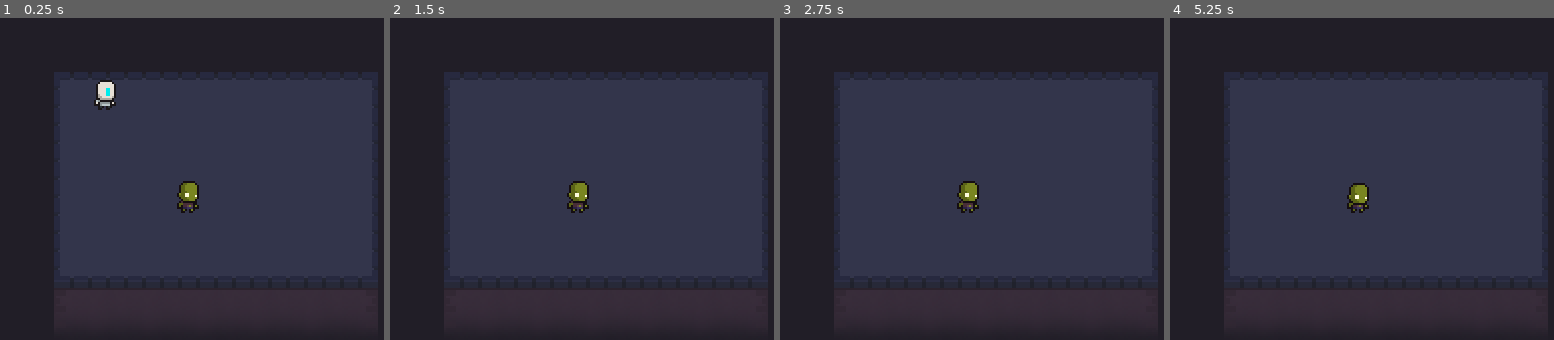
Above: before the commit, frames 1-4 (left to right).
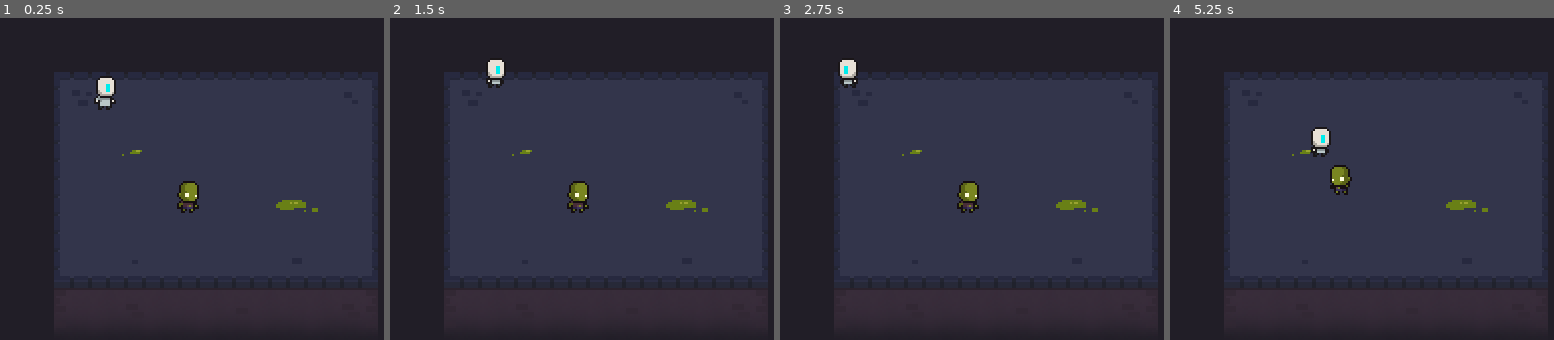
Above: after the commit, the same moments.

Repository: FelixSnz/ZombiesDgame
Game: Godot game, scene res://World.tscn
Two runs of this game, one before a commit and one after it. Both use one fixed random seed, a clock stepped at 60 frames per second and the inputs below.
Inputs:
- Up to frame 1 (0.25 s): no input
- Up to frame 2 (1.5 s): hold Up (ui_up) from 0.53 s (still down)
- Up to frame 3 (2.75 s): release Up (ui_up) at 2.03 s; hold Left (ui_left) from 2.03 s (still down)
- Up to frame 4 (5.25 s): release Left (ui_left) at 3.53 s; hold Down (ui_down) 3.53-4.28 s; hold Right (ui_right) 4.28-5.03 s; hold Up (ui_up) from 5.03 s (still down)

The runs differ from the first frame. In frame 1, 0.5% of the frame differs, in the area x 24-83%, y 18-61%; in frame 2, 0.6%; in frame 3, 0.6%; in frame 4, 1.5%, in the area x 31-83%, y 33-61%.

Commit message:
sorting proj

Diff:
--- a/Player/Player.tscn
+++ b/Player/Player.tscn
@@ -55,7 +55,6 @@
 [node name="AnimatedSprite" type="AnimatedSprite" parent="."]
 frames = SubResource( 7 )
 animation = "Idle"
-frame = 1
 playing = true
 
 [node name="CollisionShape2D" type="CollisionShape2D" parent="."]
--- a/World.tscn
+++ b/World.tscn
@@ -1,12 +1,61 @@
-[gd_scene load_steps=6 format=2]
+[gd_scene load_steps=24 format=2]
 
 [ext_resource path="res://Player/Player.tscn" type="PackedScene" id=1]
-[ext_resource path="res://Zombie.tscn" type="PackedScene" id=2]
-[ext_resource path="res://tile_zombies_games.png" type="Texture" id=3]
-[ext_resource path="res://down_walls.png" type="Texture" id=4]
-
-[sub_resource type="TileSet" id=1]
-0/name = "tile_zombies_games.png 0"
+[ext_resource path="res://Zombies/Zombie.tscn" type="PackedScene" id=2]
+[ext_resource path="res://Tiles/tile_zombies_games.png" type="Texture" id=3]
+[ext_resource path="res://Tiles/down_walls.png" type="Texture" id=4]
+[ext_resource path="res://Tiles/extra_tiles.png" type="Texture" id=5]
+
+[sub_resource type="OccluderPolygon2D" id=1]
+polygon = PoolVector2Array( 0, 27, 3, 27, 3, 4, 27, 4, 27, 0, 0, 0, 0, 15.5163 )
+
+[sub_resource type="OccluderPolygon2D" id=2]
+polygon = PoolVector2Array( 0.101242, 0, 3, 0, 3, 27, 0, 27 )
+
+[sub_resource type="OccluderPolygon2D" id=3]
+polygon = PoolVector2Array( 0, 0, 3, 0, 3, 21, 27, 21, 27, 27, 0, 27 )
+
+[sub_resource type="OccluderPolygon2D" id=4]
+polygon = PoolVector2Array( 27, 0, 0, 0, 0, 4, 27, 4 )
+
+[sub_resource type="OccluderPolygon2D" id=5]
+polygon = PoolVector2Array( 0, 27, 27, 27, 27, 21.0537, 0, 21.0537 )
+
+[sub_resource type="OccluderPolygon2D" id=6]
+polygon = PoolVector2Array( 0, 0, 27, 0, 27, 27, 24, 27, 24, 4, 0, 4 )
+
+[sub_resource type="OccluderPolygon2D" id=7]
+polygon = PoolVector2Array( 27, 27, 24, 27, 24, 0, 27, 0 )
+
+[sub_resource type="OccluderPolygon2D" id=8]
+polygon = PoolVector2Array( 0, 27, 27, 27, 27, 0, 24, 0, 24, 21, 0, 21 )
+
+[sub_resource type="ConvexPolygonShape2D" id=9]
+points = PoolVector2Array( 0, 0, 27, 0, 27, 4, 3, 4, 2.99046, 27, 0, 27 )
+
+[sub_resource type="ConvexPolygonShape2D" id=10]
+points = PoolVector2Array( 3, 0, 3, 27, 0, 27, 0, 0 )
+
+[sub_resource type="ConvexPolygonShape2D" id=11]
+points = PoolVector2Array( 27, 0, 27, 4, 0, 4, 0, 0 )
+
+[sub_resource type="ConvexPolygonShape2D" id=12]
+points = PoolVector2Array( 0, 0, 27, 0, 27, 27, 24.0905, 27, 24, 4, 0, 4 )
+
+[sub_resource type="ConvexPolygonShape2D" id=13]
+points = PoolVector2Array( 27, 27, 24, 27, 24, 0, 27, 0 )
+
+[sub_resource type="ConvexPolygonShape2D" id=14]
+points = PoolVector2Array( 3, 0, 3, 21, 27, 21, 27, 27, 0, 27, 0, 0 )
+
+[sub_resource type="ConvexPolygonShape2D" id=15]
+points = PoolVector2Array( 27, 21, 27, 27, 0, 27, 0, 21 )
+
+[sub_resource type="ConvexPolygonShape2D" id=16]
+points = PoolVector2Array( 24, 21, 24, 0, 27, 0, 27, 27, 0, 27, 0, 21 )
+
+[sub_resource type="TileSet" id=17]
+0/name = "floor.png 0"
 0/texture = ExtResource( 3 )
 0/tex_offset = Vector2( 0, 0 )
 0/modulate = Color( 1, 1, 1, 1 )
@@ -17,7 +66,7 @@
 0/autotile/icon_coordinate = Vector2( 3, 3 )
 0/autotile/tile_size = Vector2( 27, 27 )
 0/autotile/spacing = 0
-0/autotile/occluder_map = [  ]
+0/autotile/occluder_map = [ Vector2( 0, 0 ), SubResource( 1 ), Vector2( 0, 1 ), SubResource( 2 ), Vector2( 0, 2 ), SubResource( 3 ), Vector2( 1, 0 ), SubResource( 4 ), Vector2( 1, 2 ), SubResource( 5 ), Vector2( 2, 0 ), SubResource( 6 ), Vector2( 2, 1 ), SubResource( 7 ), Vector2( 2, 2 ), SubResource( 8 ) ]
 0/autotile/navpoly_map = [  ]
 0/autotile/priority_map = [  ]
 0/autotile/z_index_map = [  ]
@@ -25,19 +74,68 @@
 0/navigation_offset = Vector2( 0, 0 )
 0/shape_offset = Vector2( 0, 0 )
 0/shape_transform = Transform2D( 1, 0, 0, 1, 0, 0 )
+0/shape = SubResource( 9 )
 0/shape_one_way = false
-0/shape_one_way_margin = 0.0
-0/shapes = [  ]
+0/shape_one_way_margin = 1.0
+0/shapes = [ {
+"autotile_coord": Vector2( 0, 0 ),
+"one_way": false,
+"one_way_margin": 1.0,
+"shape": SubResource( 9 ),
+"shape_transform": Transform2D( 1, 0, 0, 1, 0, 0 )
+}, {
+"autotile_coord": Vector2( 0, 1 ),
+"one_way": false,
+"one_way_margin": 1.0,
+"shape": SubResource( 10 ),
+"shape_transform": Transform2D( 1, 0, 0, 1, 0, 0 )
+}, {
+"autotile_coord": Vector2( 1, 0 ),
+"one_way": false,
+"one_way_margin": 1.0,
+"shape": SubResource( 11 ),
+"shape_transform": Transform2D( 1, 0, 0, 1, 0, 0 )
+}, {
+"autotile_coord": Vector2( 2, 0 ),
+"one_way": false,
+"one_way_margin": 1.0,
+"shape": SubResource( 12 ),
+"shape_transform": Transform2D( 1, 0, 0, 1, 0, 0 )
+}, {
+"autotile_coord": Vector2( 2, 1 ),
+"one_way": false,
+"one_way_margin": 1.0,
+"shape": SubResource( 13 ),
+"shape_transform": Transform2D( 1, 0, 0, 1, 0, 0 )
+}, {
+"autotile_coord": Vector2( 0, 2 ),
+"one_way": false,
+"one_way_margin": 1.0,
+"shape": SubResource( 14 ),
+"shape_transform": Transform2D( 1, 0, 0, 1, 0, 0 )
+}, {
+"autotile_coord": Vector2( 1, 2 ),
+"one_way": false,
+"one_way_margin": 1.0,
+"shape": SubResource( 15 ),
+"shape_transform": Transform2D( 1, 0, 0, 1, 0, 0 )
+}, {
+"autotile_coord": Vector2( 2, 2 ),
+"one_way": false,
+"one_way_margin": 1.0,
+"shape": SubResource( 16 ),
+"shape_transform": Transform2D( 1, 0, 0, 1, 0, 0 )
+} ]
 0/z_index = 0
 1/name = "down_walls.png 1"
 1/texture = ExtResource( 4 )
 1/tex_offset = Vector2( 0, 0 )
 1/modulate = Color( 1, 1, 1, 1 )
-1/region = Rect2( 0, 0, 108, 35 )
+1/region = Rect2( -27, -27, 162, 81 )
 1/tile_mode = 1
-1/autotile/bitmask_mode = 2
-1/autotile/bitmask_flags = [ Vector2( 0, 0 ), 48, Vector2( 1, 0 ), 56, Vector2( 2, 0 ), 24, Vector2( 3, 0 ), 16 ]
-1/autotile/icon_coordinate = Vector2( 3, 0 )
+1/autotile/bitmask_mode = 1
+1/autotile/bitmask_flags = [ Vector2( 1, 1 ), 48, Vector2( 2, 1 ), 56, Vector2( 3, 1 ), 24, Vector2( 4, 1 ), 16 ]
+1/autotile/icon_coordinate = Vector2( 4, 1 )
 1/autotile/tile_size = Vector2( 27, 27 )
 1/autotile/spacing = 0
 1/autotile/occluder_map = [  ]
@@ -53,13 +151,134 @@
 1/shapes = [  ]
 1/z_index = 0
 
+[sub_resource type="TileSet" id=18]
+0/name = "extra_tiles.png 0"
+0/texture = ExtResource( 5 )
+0/tex_offset = Vector2( 0, 0 )
+0/modulate = Color( 1, 1, 1, 1 )
+0/region = Rect2( 0, 0, 27, 27 )
+0/tile_mode = 0
+0/occluder_offset = Vector2( 0, 0 )
+0/navigation_offset = Vector2( 0, 0 )
+0/shape_offset = Vector2( 0, 0 )
+0/shape_transform = Transform2D( 1, 0, 0, 1, 0, 0 )
+0/shape_one_way = false
+0/shape_one_way_margin = 0.0
+0/shapes = [  ]
+0/z_index = 0
+1/name = "extra_tiles.png 1"
+1/texture = ExtResource( 5 )
+1/tex_offset = Vector2( 0, 0 )
+1/modulate = Color( 1, 1, 1, 1 )
+1/region = Rect2( 27, 0, 27, 27 )
+1/tile_mode = 0
+1/occluder_offset = Vector2( 0, 0 )
+1/navigation_offset = Vector2( 0, 0 )
+1/shape_offset = Vector2( 0, 0 )
+1/shape_transform = Transform2D( 1, 0, 0, 1, 0, 0 )
+1/shape_one_way = false
+1/shape_one_way_margin = 0.0
+1/shapes = [  ]
+1/z_index = 0
+2/name = "extra_tiles.png 2"
+2/texture = ExtResource( 5 )
+2/tex_offset = Vector2( 0, 0 )
+2/modulate = Color( 1, 1, 1, 1 )
+2/region = Rect2( 54, 0, 27, 27 )
+2/tile_mode = 0
+2/occluder_offset = Vector2( 0, 0 )
+2/navigation_offset = Vector2( 0, 0 )
+2/shape_offset = Vector2( 0, 0 )
+2/shape_transform = Transform2D( 1, 0, 0, 1, 0, 0 )
+2/shape_one_way = false
+2/shape_one_way_margin = 0.0
+2/shapes = [  ]
+2/z_index = 0
+3/name = "extra_tiles.png 3"
+3/texture = ExtResource( 5 )
+3/tex_offset = Vector2( 0, 0 )
+3/modulate = Color( 1, 1, 1, 1 )
+3/region = Rect2( 81, 0, 27, 27 )
+3/tile_mode = 0
+3/occluder_offset = Vector2( 0, 0 )
+3/navigation_offset = Vector2( 0, 0 )
+3/shape_offset = Vector2( 0, 0 )
+3/shape_transform = Transform2D( 1, 0, 0, 1, 0, 0 )
+3/shape_one_way = false
+3/shape_one_way_margin = 0.0
+3/shapes = [  ]
+3/z_index = 0
+4/name = "extra_tiles.png 4"
+4/texture = ExtResource( 5 )
+4/tex_offset = Vector2( 0, 0 )
+4/modulate = Color( 1, 1, 1, 1 )
+4/region = Rect2( 108, 0, 27, 27 )
+4/tile_mode = 0
+4/occluder_offset = Vector2( 0, 0 )
+4/navigation_offset = Vector2( 0, 0 )
+4/shape_offset = Vector2( 0, 0 )
+4/shape_transform = Transform2D( 1, 0, 0, 1, 0, 0 )
+4/shape_one_way = false
+4/shape_one_way_margin = 0.0
+4/shapes = [  ]
+4/z_index = 0
+5/name = "extra_tiles.png 5"
+5/texture = ExtResource( 5 )
+5/tex_offset = Vector2( 0, 0 )
+5/modulate = Color( 1, 1, 1, 1 )
+5/region = Rect2( 135, 0, 27, 27 )
+5/tile_mode = 0
+5/occluder_offset = Vector2( 0, 0 )
+5/navigation_offset = Vector2( 0, 0 )
+5/shape_offset = Vector2( 0, 0 )
+5/shape_transform = Transform2D( 1, 0, 0, 1, 0, 0 )
+5/shape_one_way = false
+5/shape_one_way_margin = 0.0
+5/shapes = [  ]
+5/z_index = 0
+6/name = "extra_tiles.png 6"
+6/texture = ExtResource( 5 )
+6/tex_offset = Vector2( 0, 0 )
+6/modulate = Color( 1, 1, 1, 1 )
+6/region = Rect2( 162, 0, 27, 27 )
+6/tile_mode = 0
+6/occluder_offset = Vector2( 0, 0 )
+6/navigation_offset = Vector2( 0, 0 )
+6/shape_offset = Vector2( 0, 0 )
+6/shape_transform = Transform2D( 1, 0, 0, 1, 0, 0 )
+6/shape_one_way = false
+6/shape_one_way_margin = 0.0
+6/shapes = [  ]
+6/z_index = 0
+7/name = "extra_tiles.png 7"
+7/texture = ExtResource( 5 )
+7/tex_offset = Vector2( 0, 0 )
+7/modulate = Color( 1, 1, 1, 1 )
+7/region = Rect2( 189, 0, 27, 27 )
+7/tile_mode = 0
+7/occluder_offset = Vector2( 0, 0 )
+7/navigation_offset = Vector2( 0, 0 )
+7/shape_offset = Vector2( 0, 0 )
+7/shape_transform = Transform2D( 1, 0, 0, 1, 0, 0 )
+7/shape_one_way = false
+7/shape_one_way_margin = 0.0
+7/shapes = [  ]
+7/z_index = 0
+
 [node name="World" type="Node2D"]
 
-[node name="TileMap" type="TileMap" parent="."]
-tile_set = SubResource( 1 )
+[node name="floor&dwalls" type="TileMap" parent="."]
+tile_set = SubResource( 17 )
+cell_size = Vector2( 27, 27 )
+collision_mask = 0
+format = 1
+tile_data = PoolIntArray( 65537, 0, 0, 65538, 0, 1, 65539, 0, 1, 65540, 0, 1, 65541, 0, 1, 65542, 0, 2, 131073, 0, 65536, 131074, 0, 65537, 131075, 0, 65537, 131076, 0, 65537, 131077, 0, 65537, 131078, 0, 65538, 196609, 0, 65536, 196610, 0, 65537, 196611, 0, 65537, 196612, 0, 65537, 196613, 0, 65537, 196614, 0, 65538, 262145, 0, 131072, 262146, 0, 131073, 262147, 0, 131073, 262148, 0, 131073, 262149, 0, 131073, 262150, 0, 131074, 327681, 1, 65537, 327682, 1, 65538, 327683, 1, 65538, 327684, 1, 65538, 327685, 1, 65538, 327686, 1, 65539 )
+
+[node name="extra_tiles" type="TileMap" parent="."]
+tile_set = SubResource( 18 )
 cell_size = Vector2( 27, 27 )
 format = 1
-tile_data = PoolIntArray( 65537, 0, 0, 65538, 0, 1, 65539, 0, 1, 65540, 0, 1, 65541, 0, 1, 65542, 0, 2, 131073, 0, 65536, 131074, 0, 65537, 131075, 0, 65537, 131076, 0, 65537, 131077, 0, 65537, 131078, 0, 65538, 196609, 0, 65536, 196610, 0, 65537, 196611, 0, 65537, 196612, 0, 65537, 196613, 0, 65537, 196614, 0, 65538, 262145, 0, 131072, 262146, 0, 131073, 262147, 0, 131073, 262148, 0, 131073, 262149, 0, 131073, 262150, 0, 131074, 327681, 1, 0, 327682, 1, 1, 327683, 1, 1, 327684, 1, 1, 327685, 1, 1, 327686, 1, 2 )
+tile_data = PoolIntArray( 65537, 0, 0, 65542, 1, 0, 131074, 4, 0, 196613, 5, 0, 262146, 3, 0, 262149, 2, 0, 327682, 6, 0, 327684, 7, 0, 327686, 6, 0 )
 
 [node name="YSort" type="YSort" parent="."]
 
--- a/Zombie.tscn
+++ b/Zombies/Zombie.tscn
@@ -1,11 +1,15 @@
 [gd_scene load_steps=17 format=2]
 
-[ext_resource path="res://zombie.png" type="Texture" id=1]
-[ext_resource path="res://Zombie.gd" type="Script" id=2]
+[ext_resource path="res://Zombies/zombie.png" type="Texture" id=1]
+[ext_resource path="res://Zombies/Zombie.gd" type="Script" id=2]
 [ext_resource path="res://Hurtboxes + Hitboxes/HurtBox.tscn" type="PackedScene" id=3]
-[ext_resource path="res://PlayerDetectionZone.tscn" type="PackedScene" id=4]
-[ext_resource path="res://SoftCollision.tscn" type="PackedScene" id=5]
+[ext_resource path="res://hacks/PlayerDetectionZone.tscn" type="PackedScene" id=4]
+[ext_resource path="res://hacks/SoftCollision.tscn" type="PackedScene" id=5]
 [ext_resource path="res://Stats.tscn" type="PackedScene" id=6]
+
+
+
+
 
 [sub_resource type="AtlasTexture" id=3]
 atlas = ExtResource( 1 )
--- a/PlayerDetectionZone.tscn
+++ b/hacks/PlayerDetectionZone.tscn
@@ -1,6 +1,6 @@
 [gd_scene load_steps=2 format=2]
 
-[ext_resource path="res://PlayerDetectionZone.gd" type="Script" id=1]
+[ext_resource path="res://hacks/PlayerDetectionZone.gd" type="Script" id=1]
 
 [node name="PlayerDetectionZone" type="Area2D"]
 collision_layer = 0
--- a/SoftCollision.tscn
+++ b/hacks/SoftCollision.tscn
@@ -1,6 +1,6 @@
 [gd_scene load_steps=2 format=2]
 
-[ext_resource path="res://SoftCollision.gd" type="Script" id=1]
+[ext_resource path="res://hacks/SoftCollision.gd" type="Script" id=1]
 
 [node name="SoftCollision" type="Area2D"]
 script = ExtResource( 1 )
Renamed: PlayersStats.tscn -> Player/PlayersStats.tscn
Binary file added: Tiles/down_brick_walls.png
Not shown, added: Tiles/down_brick_walls.png.import
Binary file added: Tiles/down_walls.png
Not shown, changed: Tiles/down_walls.png.import
Binary file added: Tiles/extra_tiles.png
Not shown, added: Tiles/extra_tiles.png.import
Renamed: tile_zombies_games.png -> Tiles/tile_zombies_games.png
Not shown, added: Tiles/tile_zombies_games.png.import
Binary file added: World/brick.png
Not shown, changed: World/brick.png.import
Renamed: Zombie.gd -> Zombies/Zombie.gd
(and 5 more such lines)
